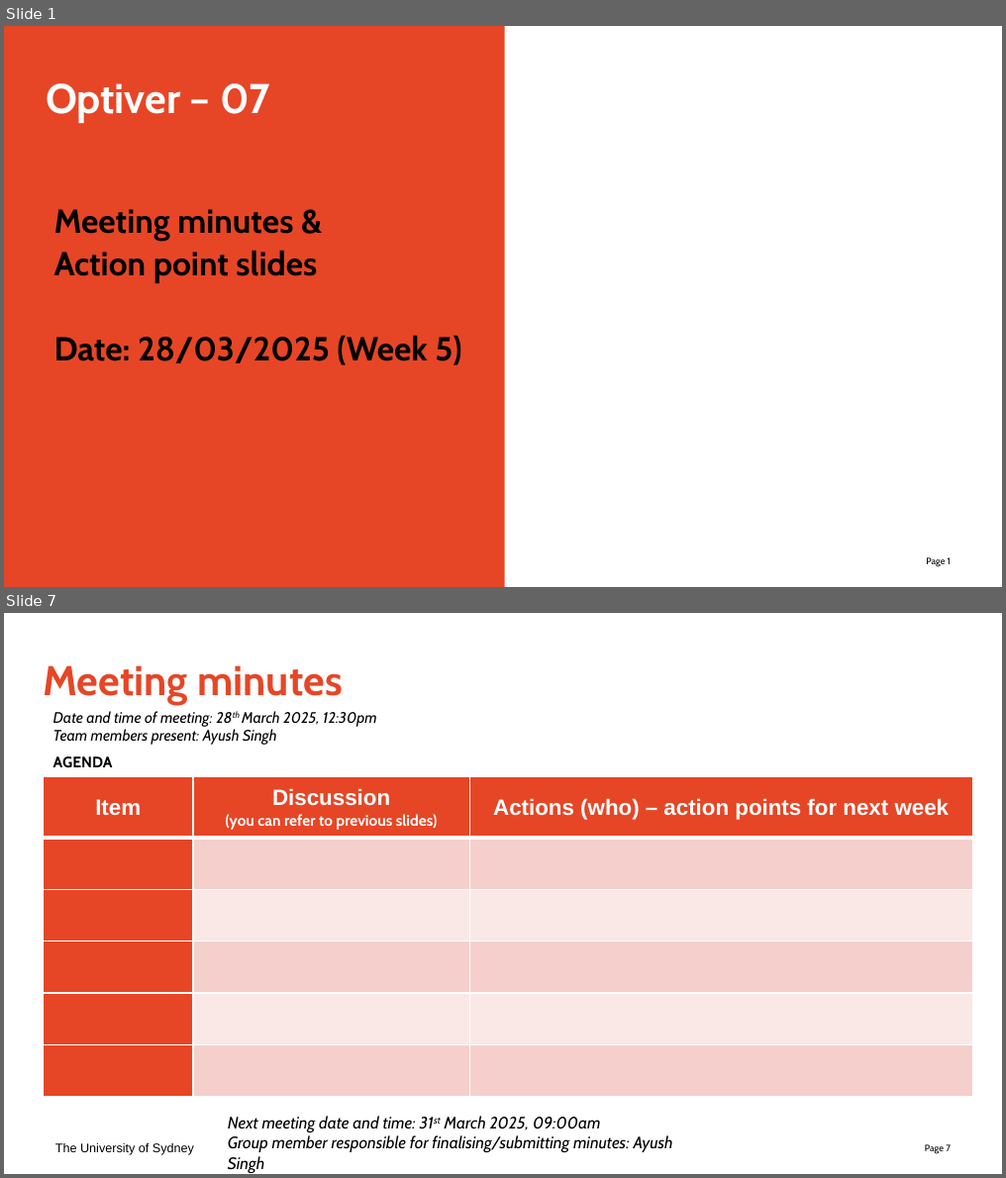
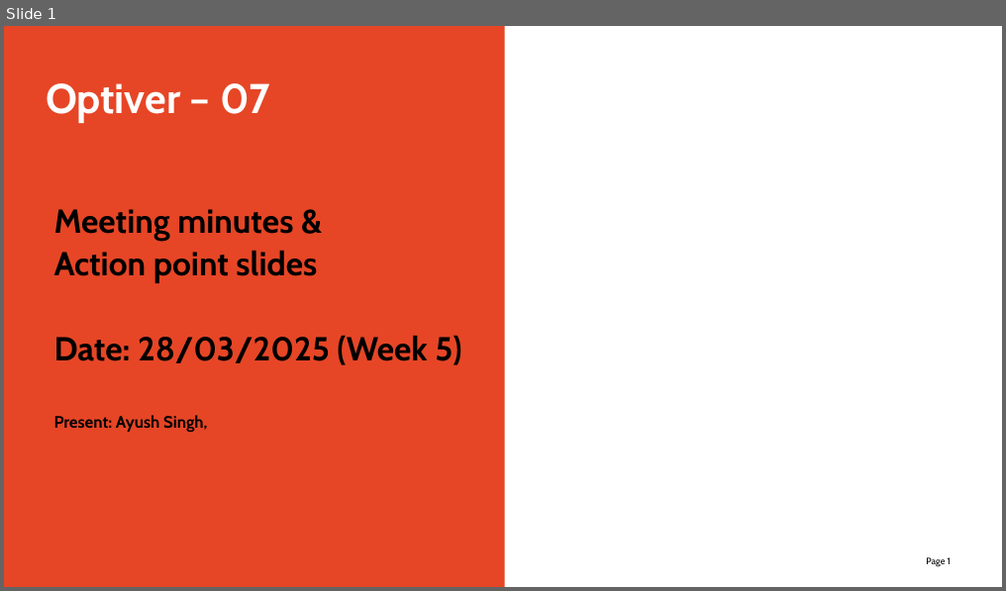
Before and after one commit to Ayush-Singh-31/Optiver-07, a slide deck: Documents/Week 05/Meeting Minutes/Template.pptx. Shown one above the other, each under a label of ours: slides 1 and 7 before the commit, slide 1 after it; the slides between them are not shown. The pictures are 1006x1178 and 1006x591 pixels, drawn with LibreOffice and Linux fonts; fonts in the diff are those of the drawing; background and template pictures are left out. Boxes give left, top, right and bottom in pixels: in the first picture for what was removed or moved away, otherwise in the second. Text is boxed around its words. In the diff, an @@ line names an element or a change of style, - is before the commit and + after.

Commit message:
Meeting Minutes Update

```diff
--- a/Documents/Week 05/Meeting Minutes/Template.pptx
+++ b/Documents/Week 05/Meeting Minutes/Template.pptx
@@ slide 7 removed at bbox=[4, 613, 1002, 1174], background #FFFFFF; not listed: 1 template element that a slide beside it also shows @@
@@ title removed at bbox=[44, 665, 342, 705] @@
-Meeting minutes
@@ text removed at bbox=[54, 711, 377, 767] @@
-Date and time of meeting: 28th March 2025, 12:30pm
-Team members present: Ayush Singh
-AGENDA
@@ table removed at bbox=[43, 776, 972, 1097], 6 rows, 3 columns @@
-Item | Discussion / (you can refer to previous slides) | Actions (who) – action points for next week
- |  | 
- |  | 
- |  | 
- |  | 
- |  | 
@@ text removed at bbox=[228, 1116, 673, 1173] @@
-Next meeting date and time: 31st March 2025, 09:00am
-Group member responsible for finalising/submitting minutes: Ayush Singh
@@ text removed at bbox=[55, 1144, 194, 1156] @@
-The University of Sydney
@@ slide 1 changed as well @@
@@ text at bbox=[54, 415, 207, 432]: paragraph added @@
+Present: Ayush Singh,
```
Also in this commit, not shown: 5 other slides changed, 1 slide added, 2 other files.
